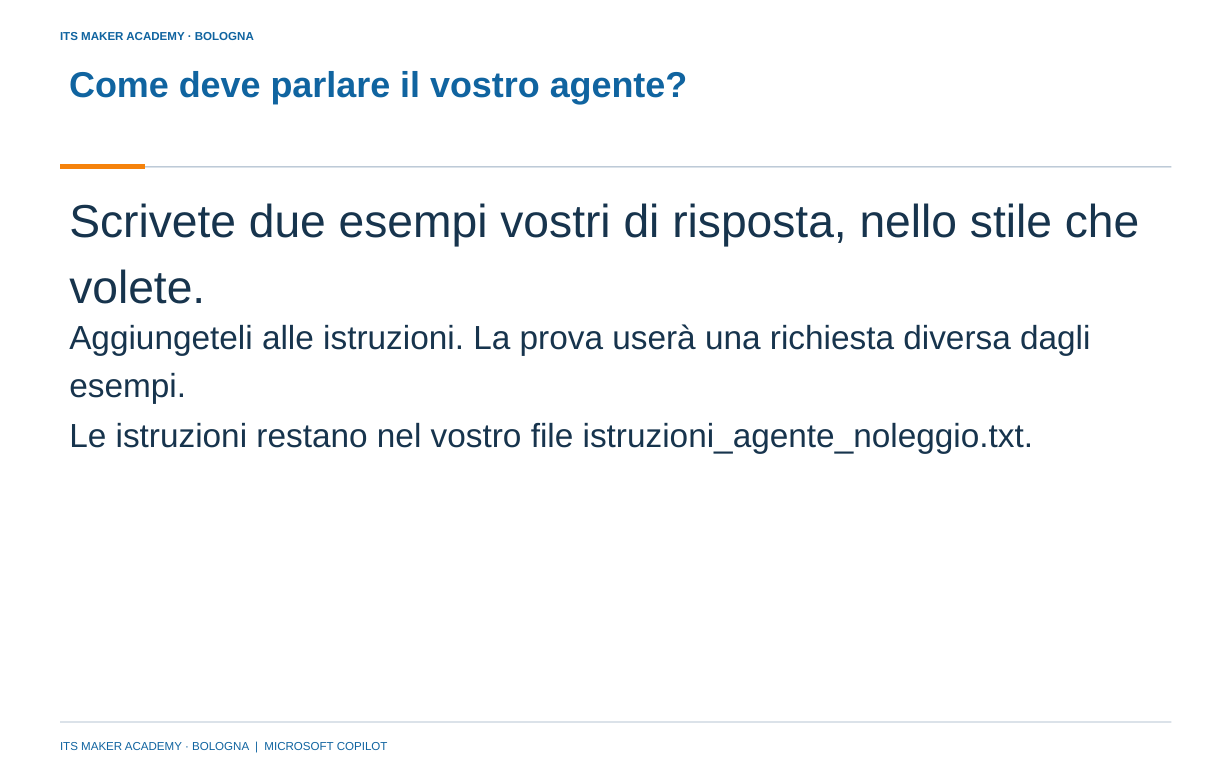
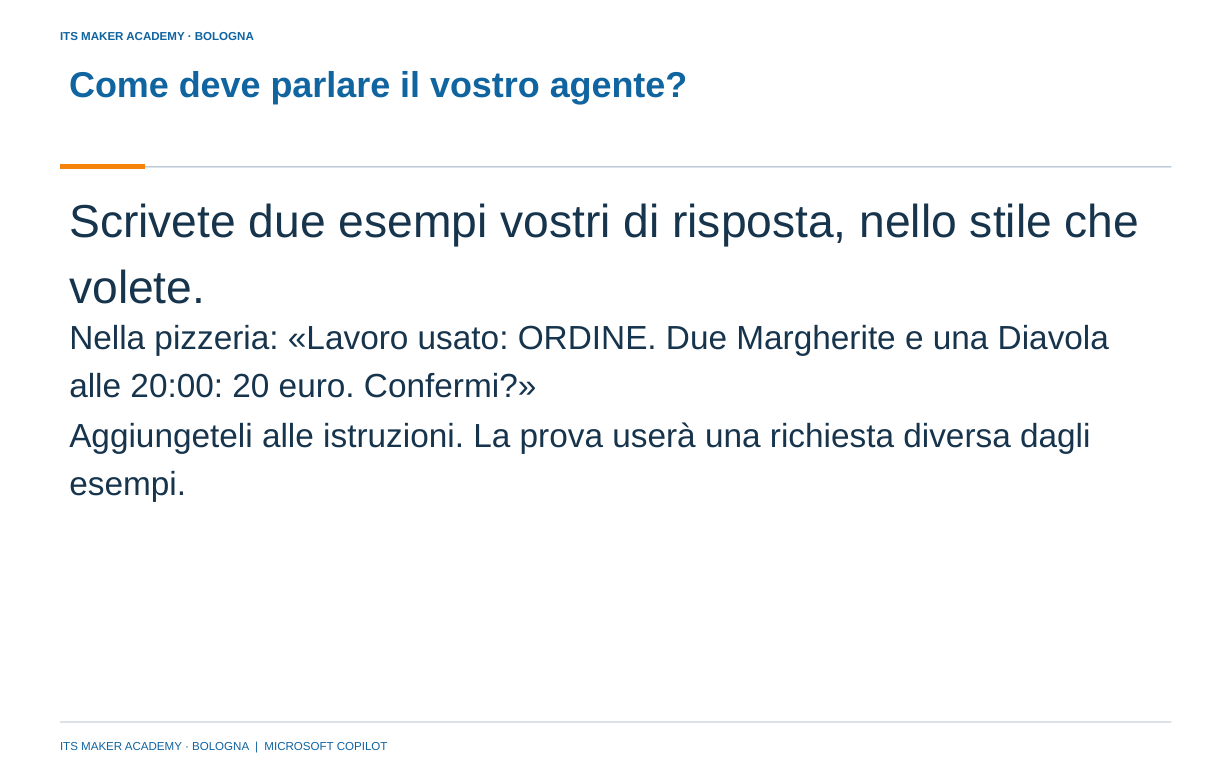
Before and after one commit to franzo9393/ITSCorso_UnslothStudio-Git, a slide deck: slide 32 of lezione 4 - reti neurali e agenti con orchestrazione/Lezione4_Reti_neurali_e_agenti_con_orchestrazione_ITS_MAKER.pptx (slide 24 before the commit). Drawn at 1232x770 pixels with LibreOffice and Linux fonts; fonts in the diff are those of the drawing; background and template pictures are left out. Boxes give left, top, right and bottom in pixels: in the first picture for what was removed or moved away, otherwise in the second. Text is boxed around its words. In the diff, an @@ line names an element or a change of style, - is before the commit and + after.

```diff
--- a/lezione 4 - reti neurali e agenti con orchestrazione/Lezione4_Reti_neurali_e_agenti_con_orchestrazione_ITS_MAKER.pptx
+++ b/lezione 4 - reti neurali e agenti con orchestrazione/Lezione4_Reti_neurali_e_agenti_con_orchestrazione_ITS_MAKER.pptx
@@ text added at <box>69,324,1109,398</box>, 26 pt, text #17344D @@
+Nella pizzeria: «Lavoro usato: ORDINE. Due Margherite e una Diavola alle 20:00: 20 euro. Confermi?»
@@ text "Aggiungeteli alle istruzioni. La prova ...": place and size @@
-text "Aggiungeteli alle istruzioni. La prova ..." at <box>69,324,1090,404</box>
+text "Aggiungeteli alle istruzioni. La prova ..." at <box>69,422,1090,501</box>
@@ text removed at <box>69,422,1033,453</box> @@
-Le istruzioni restano nel vostro file istruzioni_agente_noleggio.txt.
```
Also in this commit, not shown: 14 other slides changed, 12 slides added, 3 slides removed, 18 other files.
